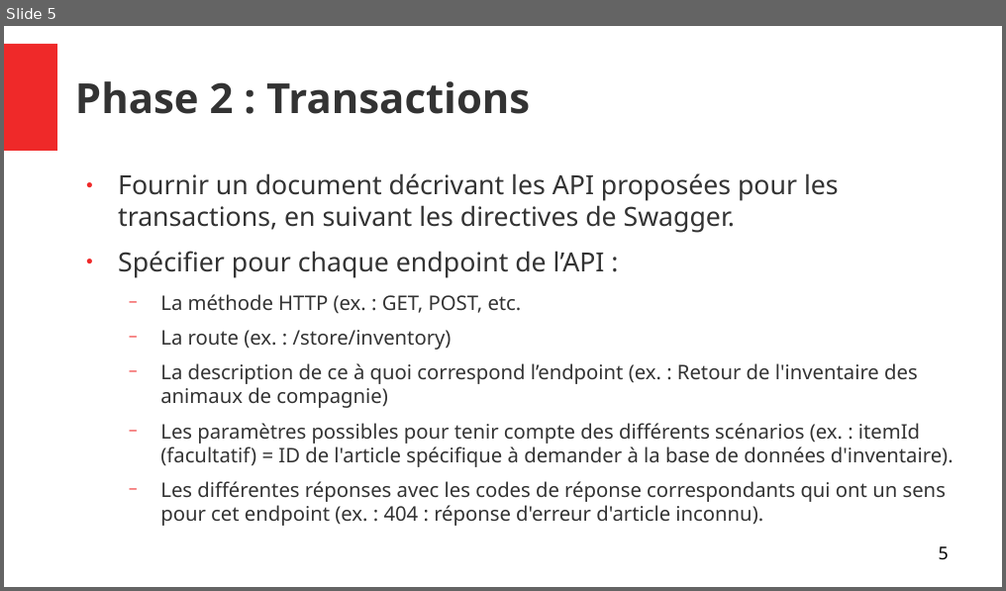
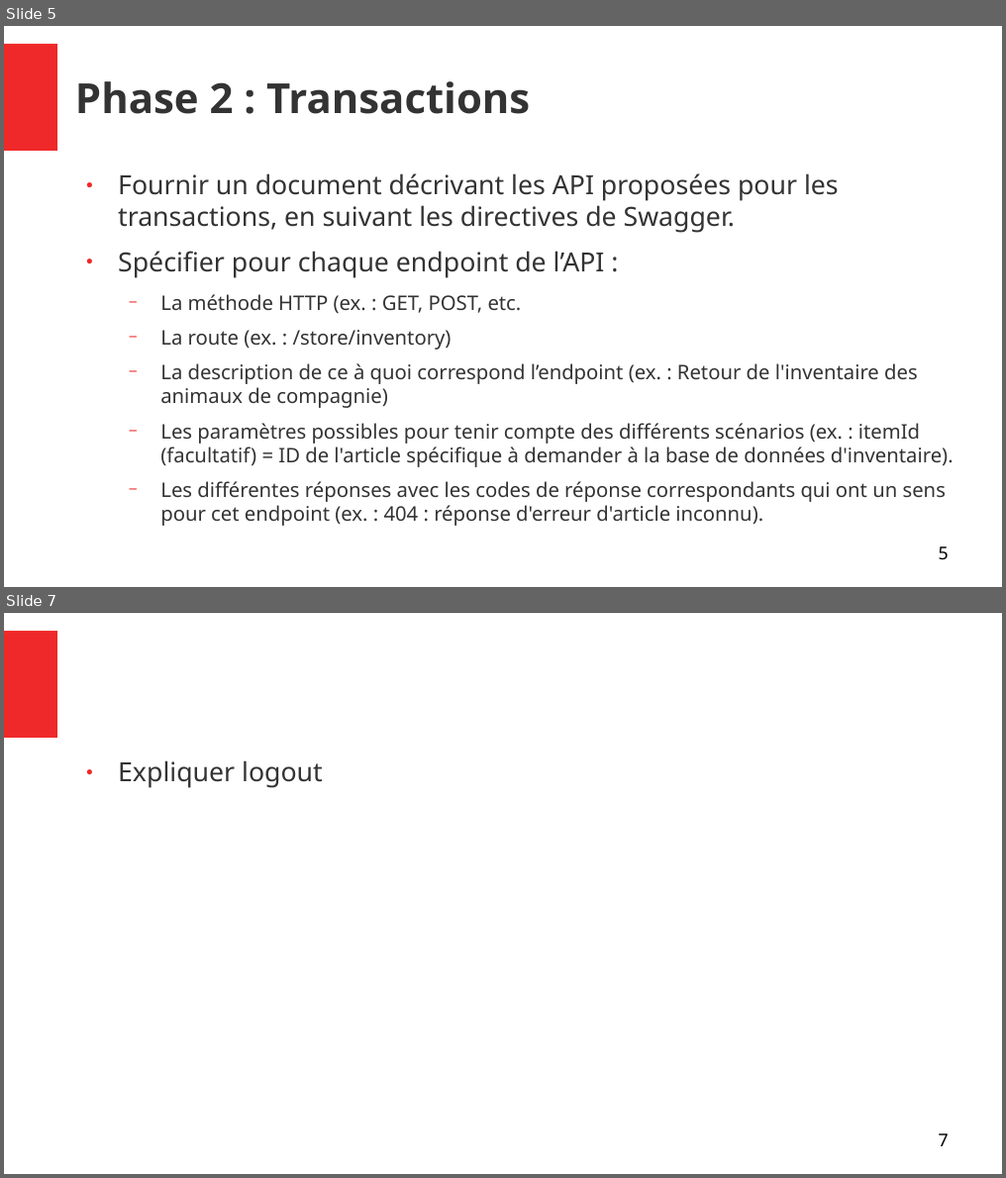
Before and after one commit to joskapotin/joskapotin_13_01042022, a slide deck: OC/SOUTENANCE/presentationProjet13.odp. Shown one above the other, each under a label of ours: slide 5 before the commit, slides 5 and 7 after it; the slides between them are not shown. The pictures are 1006x591 and 1006x1178 pixels, drawn with LibreOffice and Linux fonts; fonts in the diff are those of the drawing. Boxes give left, top, right and bottom in pixels: in the first picture for what was removed or moved away, otherwise in the second. Text is boxed around its words. In the diff, an @@ line names an element or a change of style, - is before the commit and + after.

```diff
--- a/OC/SOUTENANCE/presentationProjet13.odp
+++ b/OC/SOUTENANCE/presentationProjet13.odp
@@ slide 7 added at (4, 613, 1002, 1174), background #FFFFFF; not listed: 1 template element that a slide beside it also shows @@
@@ text added at (118, 761, 323, 788), 21 pt, text #333333 @@
+● Expliquer logout
@@ page number added at (939, 1134, 948, 1147), 14 pt, text #000000 @@
+7
```
Also in this commit, not shown: 1 slide changed, 15 other files.
